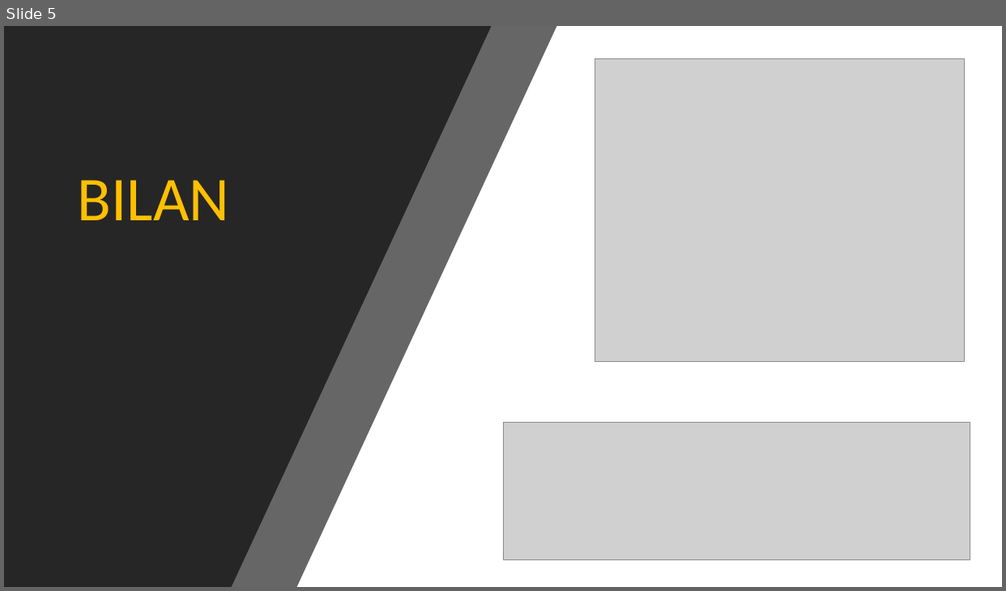
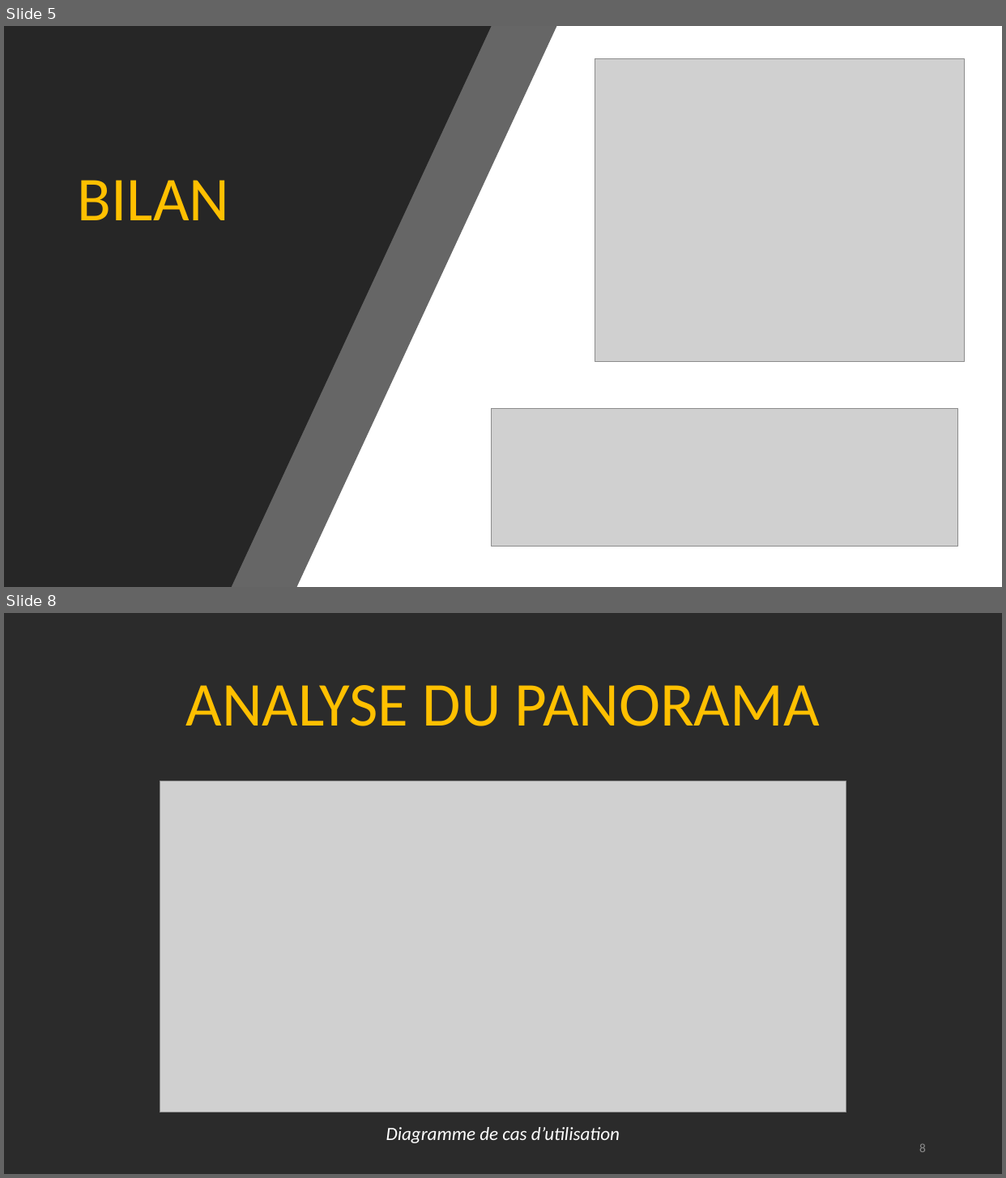
Before and after one commit to Victor-Mom/Projet-Tut-Documentation, a slide deck: Soutenance/Diaporama soutenance.pptx. Shown one above the other, each under a label of ours: slide 5 before the commit, slides 5 and 8 after it; the slides between them are not shown. The pictures are 1006x591 and 1006x1178 pixels, drawn with LibreOffice and Linux fonts; fonts in the diff are those of the drawing; grey boxes stand for pictures; background and template pictures are left out; a plain dark background stands for a picture behind light text. Boxes give left, top, right and bottom in pixels: in the first picture for what was removed or moved away, otherwise in the second. Text is boxed around its words. In the diff, an @@ line names an element or a change of style, - is before the commit and + after.

```diff
--- a/Soutenance/Diaporama soutenance.pptx
+++ b/Soutenance/Diaporama soutenance.pptx
@@ slide 8 added at [4,613,1002,1174], background picture (left out) @@
@@ title added at [186,685,820,726], 60 pt, text #FFC000 @@
+ANALYSE DU PANORAMA
@@ picture added at [160,781,846,1112] @@
@@ text added at [386,1127,620,1144], 18 pt, text #FFFFFF, italic @@
+Diagramme de cas d’utilisation
@@ page number added at [919,1144,926,1152], 12 pt, text #8C8C8C @@
+8
@@ slide 5 changed as well @@
@@ picture: place and size @@
-picture at [503,423,970,561]
+picture at [492,408,958,546]
```
Also in this commit, not shown: 3 other slides changed, 10 other slides added, 1 slide removed.
